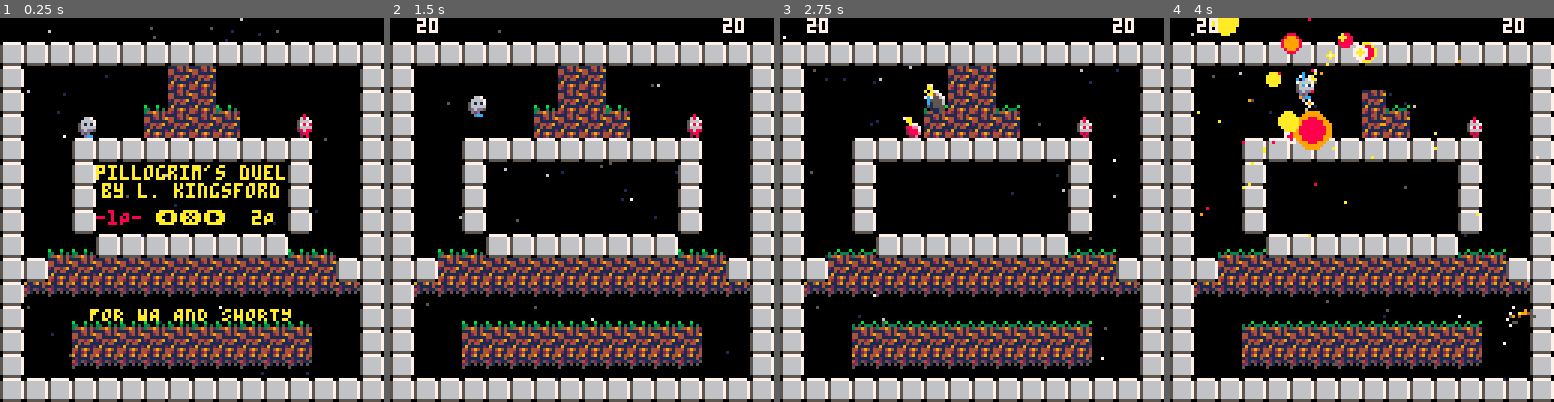
Above: before the commit, frames 1-4 (left to right).
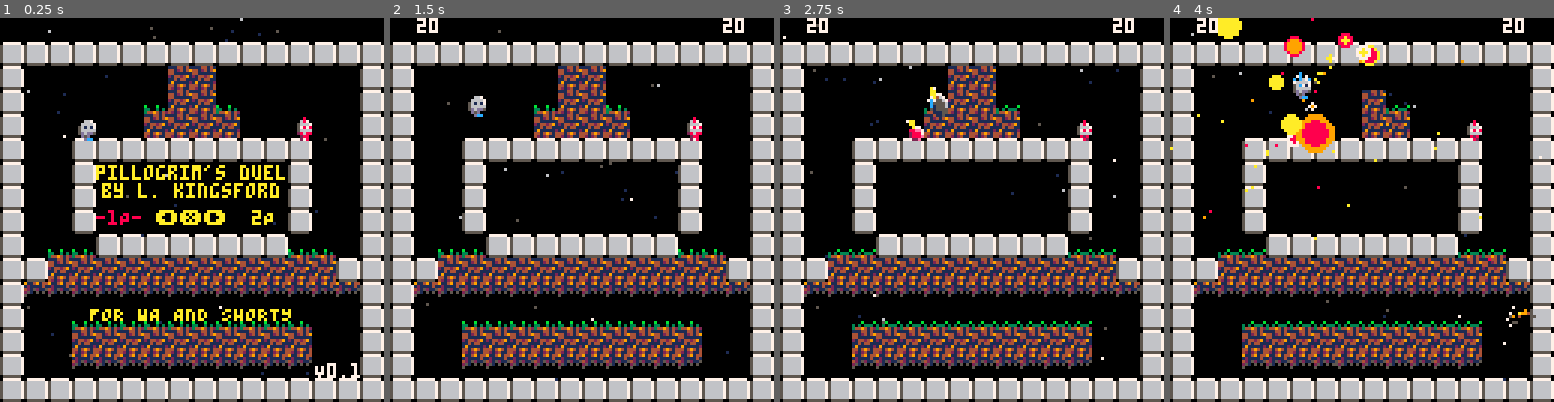
Above: after the commit, the same moments.

Repository: lkingsford/pico8-projects
Game: PICO-8 cartridge plat1.p8
The game is run twice, just before and just after one commit, with the same random seed, the same clock (stepped at 60 frames per second) and the same inputs.
Inputs:
- Up to frame 1 (0.25 s): no input
- Up to frame 2 (1.5 s): tap X (X key) at 0.33, 1.07 s; tap O (Z key) at 0.7 s
- Up to frame 3 (2.75 s): hold Right 1.6-2.1 s; tap O (Z key) at 1.7, 2.1, 2.5 s; tap X (X key) at 1.85 s; hold Up 2.15-2.42 s; hold Right from 2.47 s (still down)
- Up to frame 4 (4 s): tap O (Z key) at 2.9, 3.3, 3.7 s; tap X (X key) at 2.97 s; release Right at 3.03 s; hold Left 3.08-3.58 s; hold Down 3.63-3.97 s

The runs differ from the first frame. In frame 1, 0.5% of the frame differs, in the area x 20-94%, y 25-94%; in frame 2, 0.2%; in frame 3, 0.5%; in frame 4, 1.9%, in the area x 0-97%, y 0-64%.

Commit message:
Fix getting stuck on right

Diff:
--- a/plat1.p8
+++ b/plat1.p8
@@ -11,6 +11,7 @@
 end
 
 function consts()
+	VERSION = "V0.1"
 	MAP_COUNT = 4
 	ITEMS = {lazgun, launcher, holy_hand_grenade}
 	FIREY_PART_COLORS = {7,8,8,9,9,9,10,10,10,10}
@@ -38,6 +39,7 @@
 		print(" 1P ", 32, 64, 10)
 		print("-2P-",80, 64, 8)
 	end
+	print(VERSION,105,115,7)
 end
 
 function _init_menu()
@@ -523,8 +525,8 @@
 
 function check_collide(x, y, w, h)
 	local collide = false
-	w = w or 8
-	h = h or 8
+	w = w or 7
+	h = h or 7
 	x = (x+1) % 128
 	y = (y+1) % 128
 
Not shown, changed: carts/plat1.p8.png
Not shown, changed: plat1-known-issues.md
